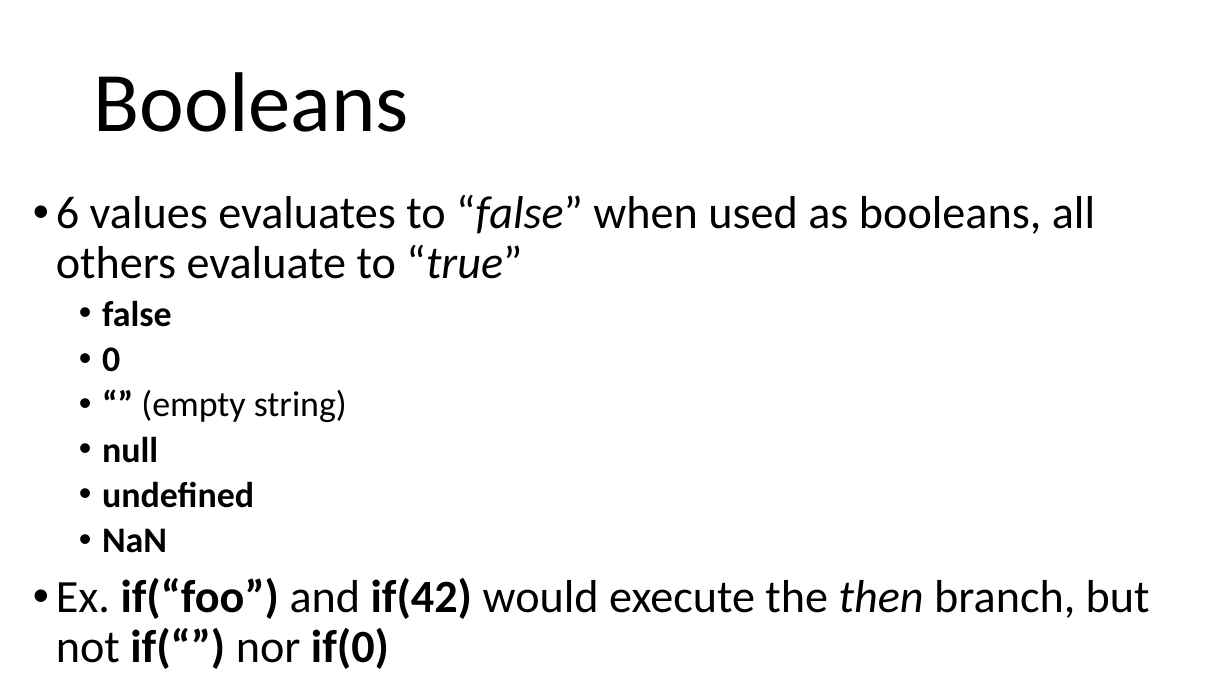
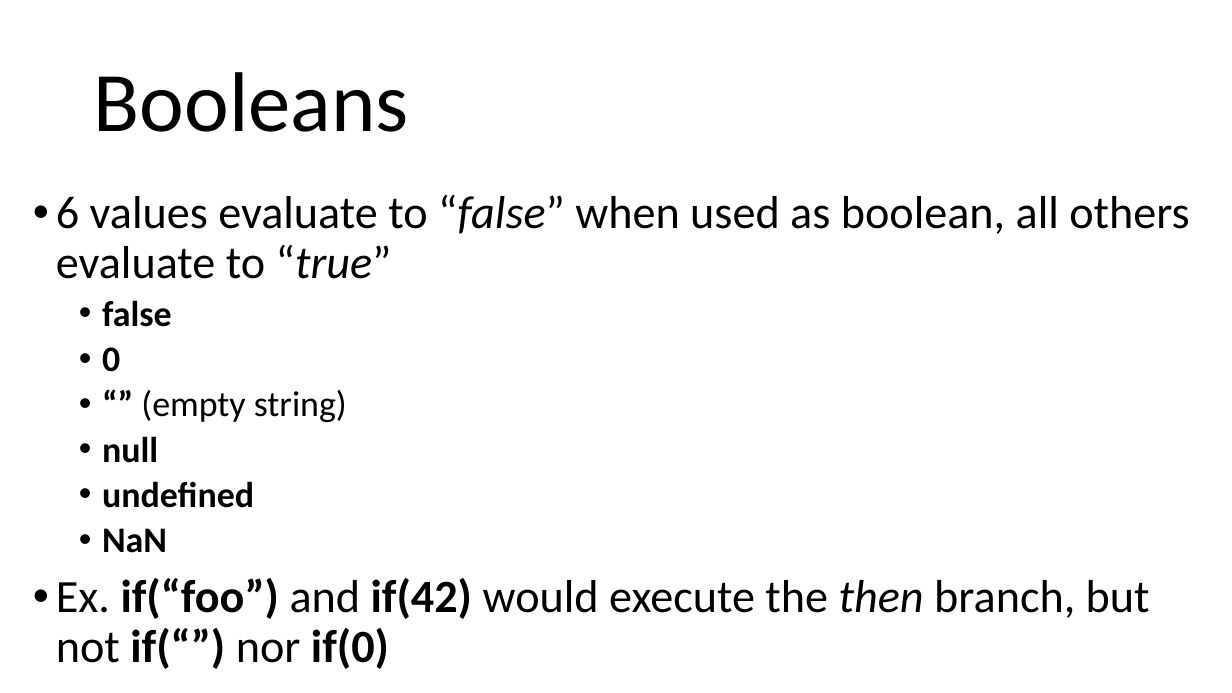
Before and after one commit to arcuri82/web_development_and_api_design, a slide deck: slide 33 of docs/slides/lesson_01.pptx. Drawn at 1232x693 pixels with LibreOffice and Linux fonts; fonts in the diff are those of the drawing. Boxes give left, top, right and bottom in pixels: in the first picture for what was removed or moved away, otherwise in the second. Text is boxed around its words. In the diff, an @@ line names an element or a change of style, - is before the commit and + after.

```diff
--- a/docs/slides/lesson_01.pptx
+++ b/docs/slides/lesson_01.pptx
@@ text at (x1=56, y1=195, x2=1189, y2=279): text changed @@
-• 6 values evaluates to “false” when used as booleans, all others evaluate to “true”
+• 6 values evaluate to “false” when used as boolean, all others evaluate to “true”
```
Also in this commit, not shown: 2 other slides changed, 7 slides added, 1 other file.
